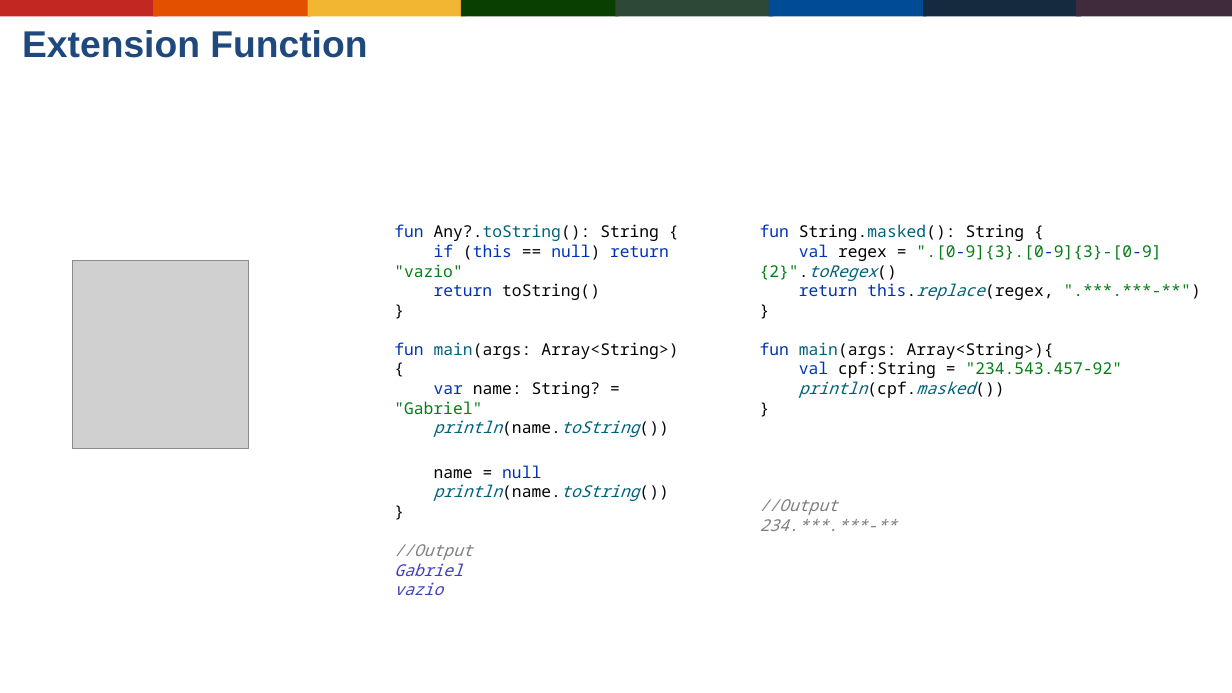
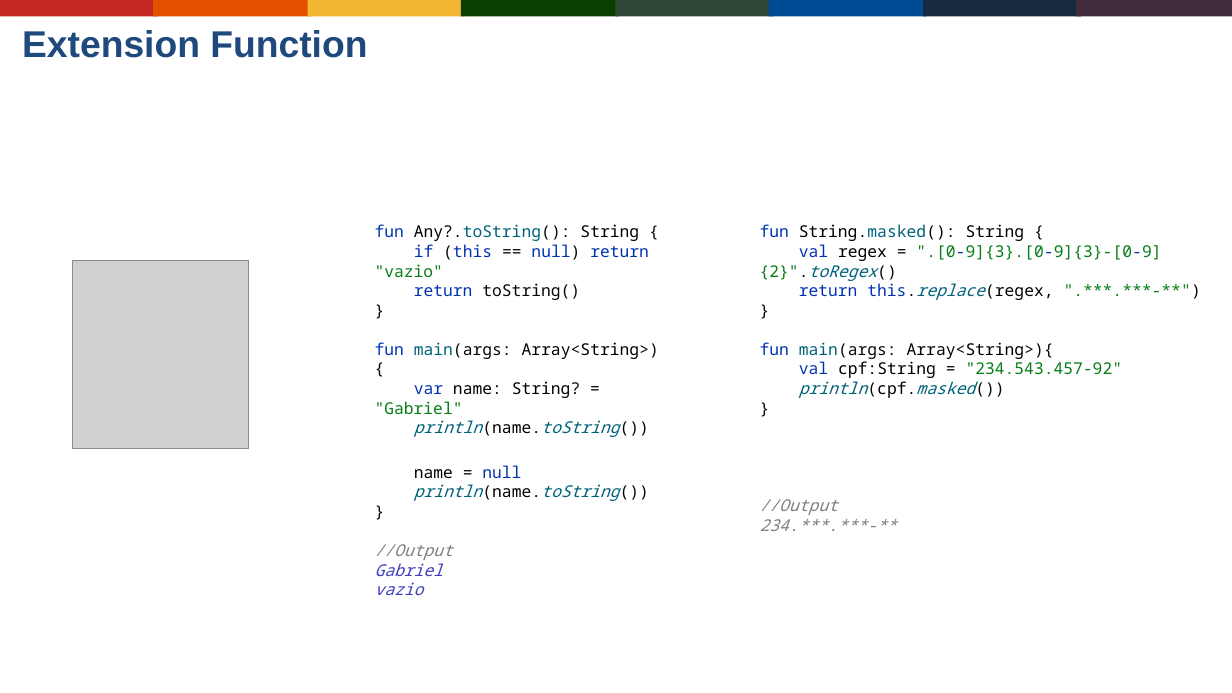
Before and after one commit to Gabrielgps25/meetup-kotlin-java-differences-features, a slide deck: slide 19 of buscando-interoperabilidade-entre-java-jvm-kotlin.odp. Drawn at 1232x693 pixels with LibreOffice and Linux fonts; fonts in the diff are those of the drawing; grey boxes stand for pictures; background and template pictures are left out. Boxes give left, top, right and bottom in pixels: in the first picture for what was removed or moved away, otherwise in the second. Text is boxed around its words. In the diff, an @@ line names an element or a change of style, - is before the commit and + after.

```diff
--- a/buscando-interoperabilidade-entre-java-jvm-kotlin.odp
+++ b/buscando-interoperabilidade-entre-java-jvm-kotlin.odp
@@ text "fun Any?.toString(): String { if ...": place and size @@
-text "fun Any?.toString(): String { if ..." at (394,224,678,560)
+text "fun Any?.toString(): String { if ..." at (375,224,659,560)
```
Also in this commit, not shown: 9 other slides changed, 1 other file.
